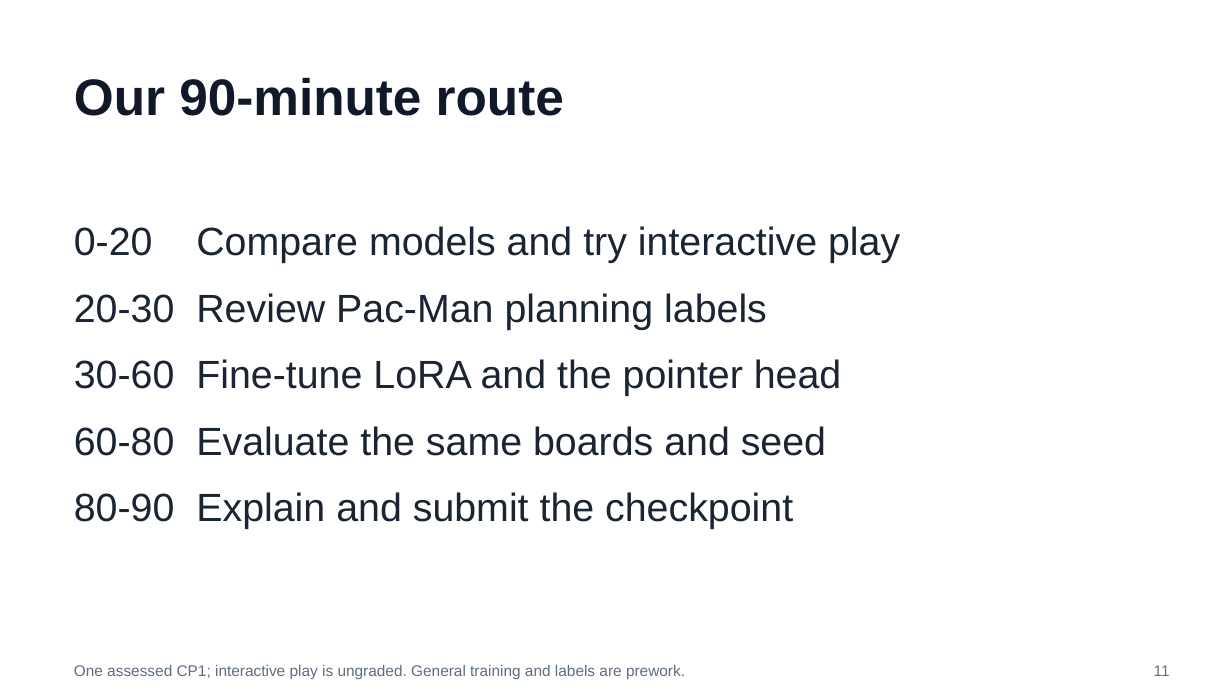
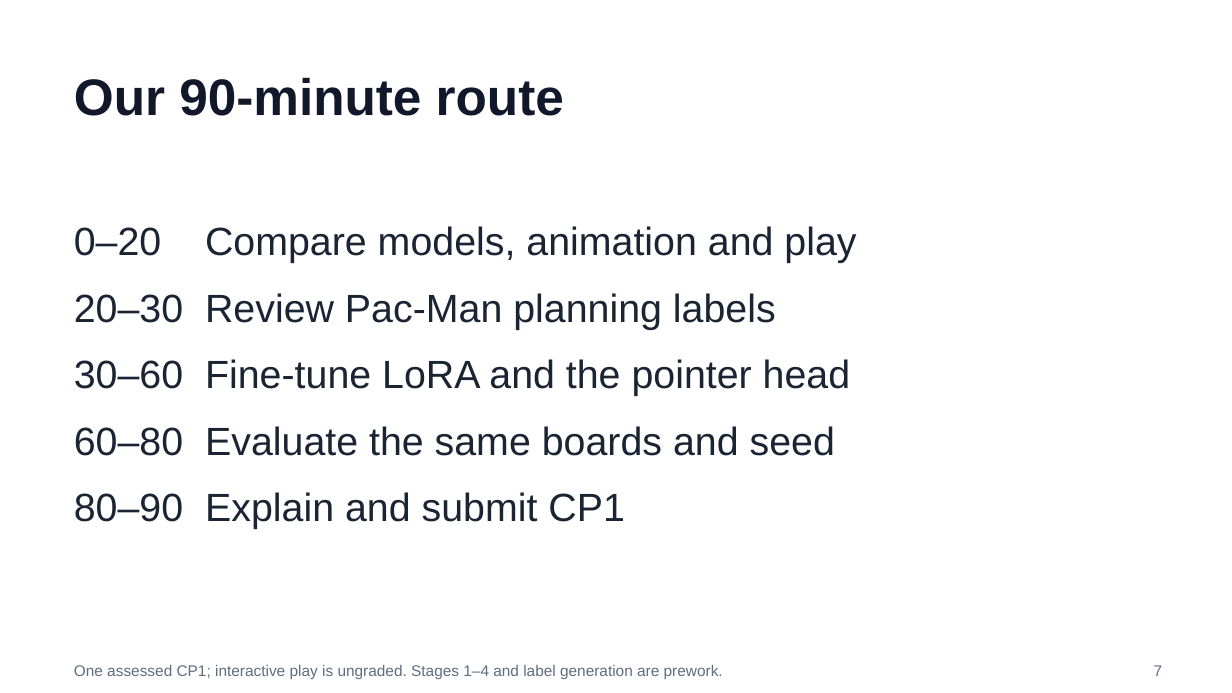
Before and after one commit to huixu11/QPlusLearning, a slide deck: slide 7 of labs/lab-01-kev-pacman/slides/pacman-lab.pptx (slide 11 before the commit). Drawn at 1232x693 pixels with LibreOffice and Linux fonts; fonts in the diff are those of the drawing. Boxes give left, top, right and bottom in pixels: in the first picture for what was removed or moved away, otherwise in the second. Text is boxed around its words. In the diff, an @@ line names an element or a change of style, - is before the commit and + after.

```diff
--- a/labs/lab-01-kev-pacman/slides/pacman-lab.pptx
+++ b/labs/lab-01-kev-pacman/slides/pacman-lab.pptx
@@ text at (74, 226, 856, 529): text changed @@
-0-20 Compare models and try interactive play
-20-30 Review Pac-Man planning labels
-30-60 Fine-tune LoRA and the pointer head
-60-80 Evaluate the same boards and seed
-80-90 Explain and submit the checkpoint
+0–20 Compare models, animation and play
+20–30 Review Pac-Man planning labels
+30–60 Fine-tune LoRA and the pointer head
+60–80 Evaluate the same boards and seed
+80–90 Explain and submit CP1
@@ text at (74, 665, 723, 679): text changed @@
-One assessed CP1; interactive play is ungraded. General training and labels are prework.
+One assessed CP1; interactive play is ungraded. Stages 1–4 and label generation are prework.
@@ text at (1154, 665, 1163, 676): text changed @@
-11
+7
```
Also in this commit, not shown: 13 other slides changed, 1 slide added, 9 slides removed, 6 other files.
